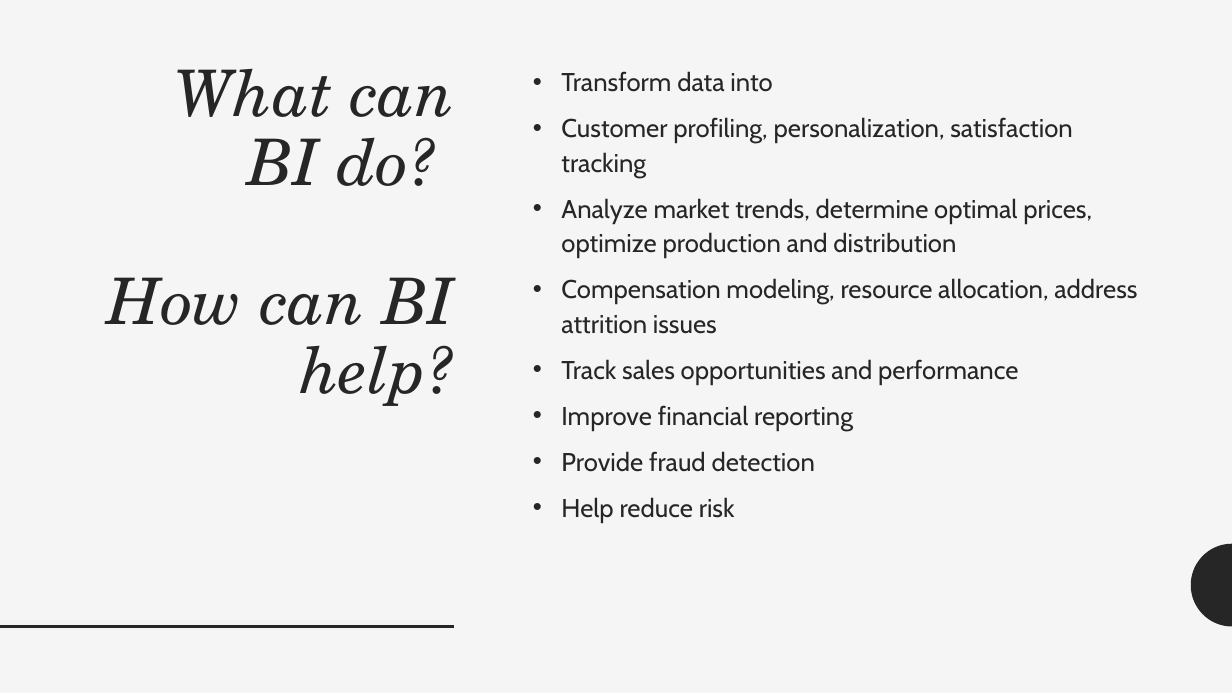
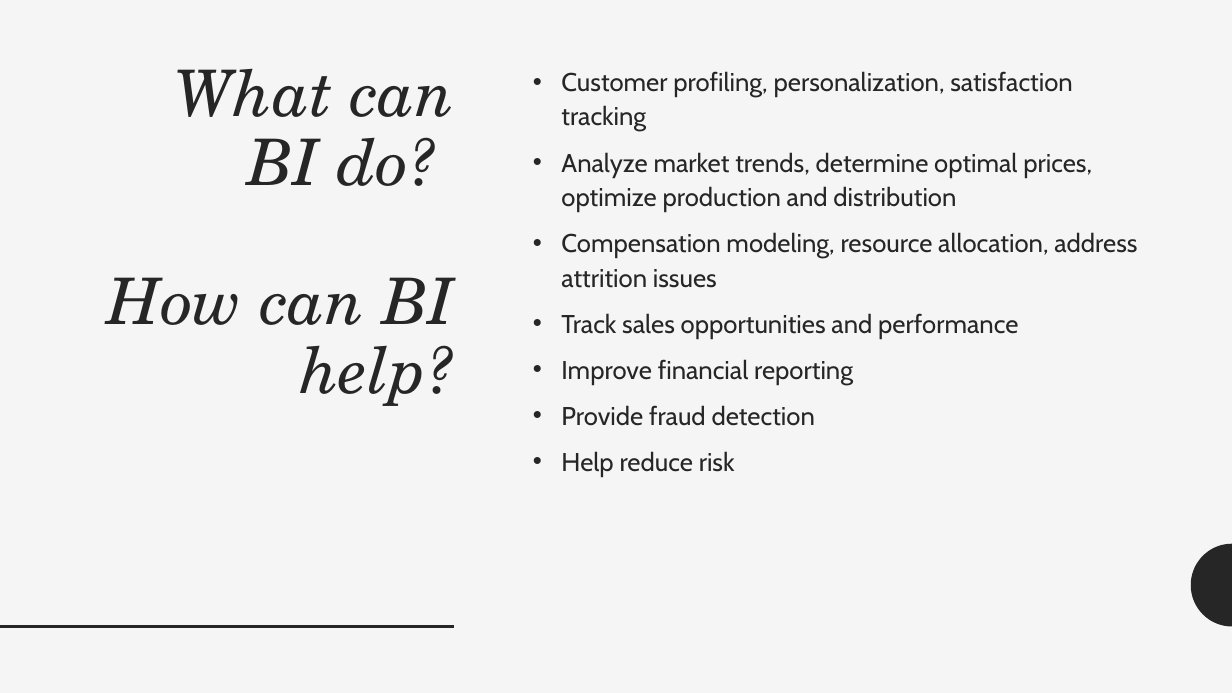
Before and after one commit to zarthur/CSCC-Misc, a slide deck: slide 3 of BI-Intro/BI-Analytics.pptx. Drawn at 1232x693 pixels with LibreOffice and Linux fonts; fonts in the diff are those of the drawing. Boxes give left, top, right and bottom in pixels: in the first picture for what was removed or moved away, otherwise in the second. Text is boxed around its words. In the diff, an @@ line names an element or a change of style, - is before the commit and + after.

```diff
--- a/BI-Intro/BI-Analytics.pptx
+++ b/BI-Intro/BI-Analytics.pptx
@@ text at box(561, 71, 772, 92): paragraph removed @@
-• Transform data into
```
Also in this commit, not shown: 1 other slide changed, 1 other file.
